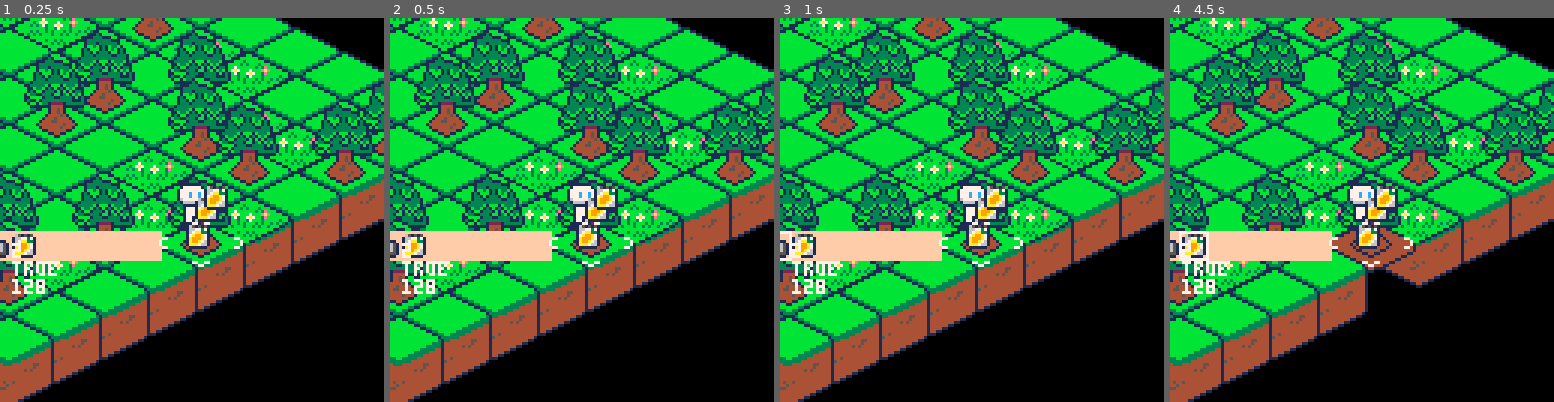
Above: before the commit, frames 1-4 (left to right).
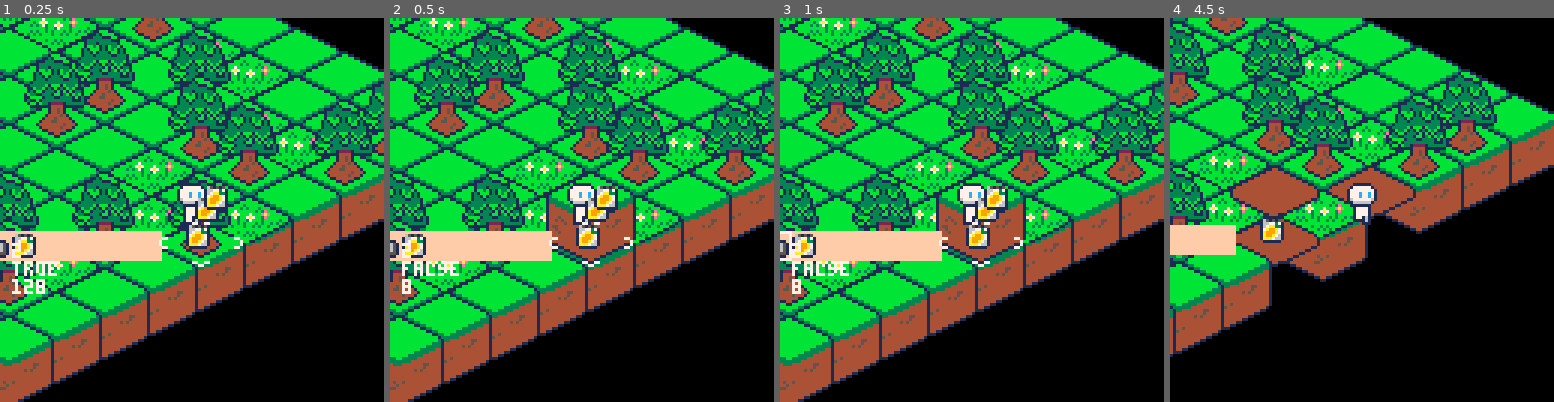
Above: after the commit, the same moments.

Repository: alainpuron/pico-8
Game: PICO-8 cartridge isometric.p8
The game is run twice, just before and just after one commit, with the same random seed, the same clock (stepped at 60 frames per second) and the same inputs.
Inputs:
- Up to frame 1 (0.25 s): no input
- Up to frame 2 (0.5 s): tap X (X key) at 0.33 s
- Up to frame 3 (1 s): tap O (Z key) at 0.7 s
- Up to frame 4 (4.5 s): tap X (X key) at 1.07, 1.85, 2.97, 4.08 s; hold Right 1.6-2.1 s; tap O (Z key) every 0.4 s from 1.7 to 4.1 s; hold Up 2.15-2.42 s; hold Right 2.47-3.03 s; hold Left 3.08-3.58 s; hold Down 3.63-3.97 s; hold Right from 4.02 s (still down)

Frame 1 is identical in both runs. In frame 2, 2.4% of the frame differs, in the area x 3-65%, y 40-72%; in frame 3, 2.4%; in frame 4, 61%, in the area x 0-100%, y 0-100%.

Commit message:
Add files via upload

Diff:
--- a/isometric.p8
+++ b/isometric.p8
@@ -139,7 +139,9 @@
       local tree_tile = tree_layer[y][x]
 
       if tree_tile then
-							spr(tree_tile, sx, sy -16, 4, 4)
+
+      	spr(tree_tile, sx, sy-16, 4, 4)
+
 						end
 
 						local flower_tile = flower_layer[y][x]
@@ -273,11 +275,32 @@
 
       local tile = l[ty][tx]
 
+						-- player holding a hoe and on grass or flawers
 					 if tile == 8 or tile == 12 then
-					 		if inv[selection].name == 'hoe'  then
-									map_data[ty][tx] = 132
-								end
-								break
+
+					 			if inv[selection].name == 'hoe'  then
+										l[ty][tx] = 132
+									end
+
+						end	--if(1)
+
+						if tile == 132 then
+
+							 if inv[selection].name == 'carrot_seed' and inv[selection].amount > 0 then
+							 	inv[selection].amount -=1
+							 	l[ty][tx] = 136
+							 end
+
+						end -- if(2)
+
+						if tile == 128 then
+
+							if inv[selection].name == 'axe' and inv[selection].amount > 0 then
+
+							 	l[ty][tx] = 8
+
+							 end
+
 						end
 
 				end
@@ -495,7 +518,7 @@
 	{ name ='hoe',id = 4, amount = 0,sprite = 122},
 	{ name ='log',id = 5, amount = 0,sprite = 224},
 	{ name ='tree_sap',id = 6, amount = 0,sprite = 240},
-	{ name ='carrot_seed',id = 7, amount = 0,sprite = 96}
+	{ name ='carrot_seed',id = 7, amount = 1,sprite = 96}
 
 	}
 
